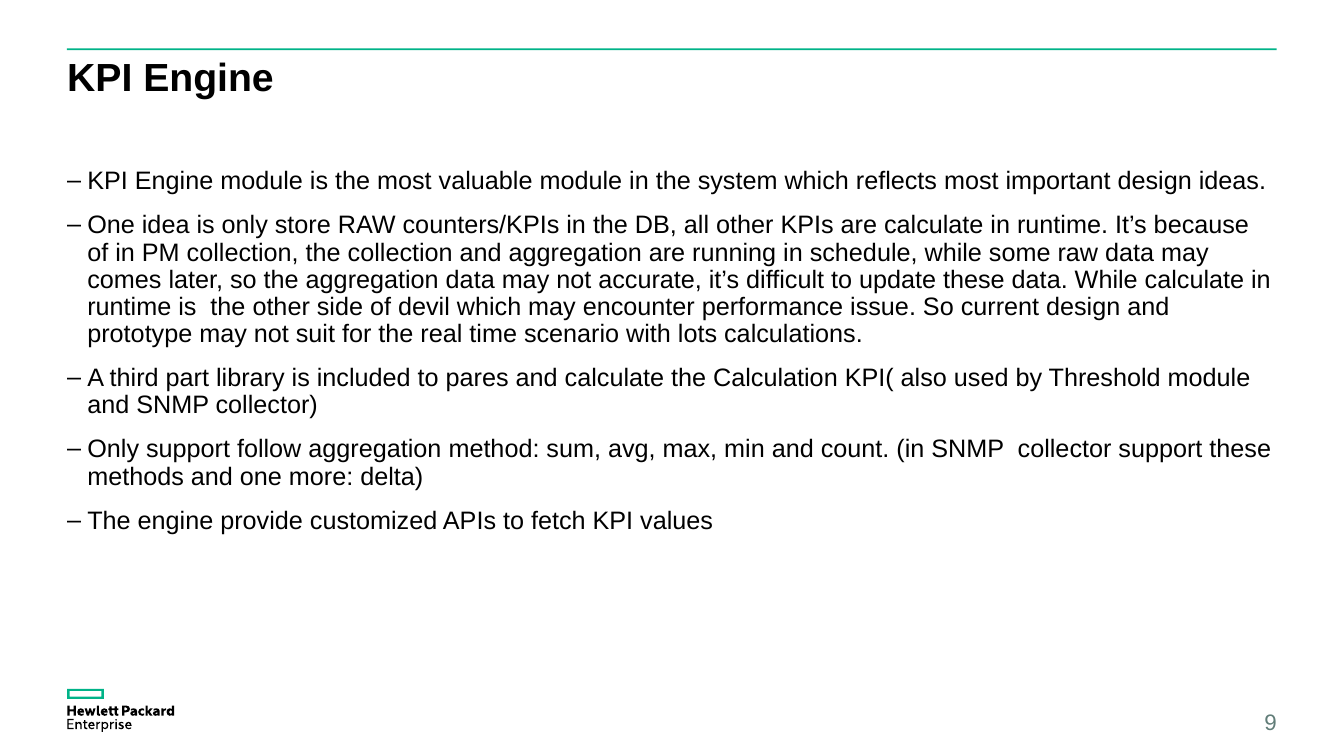
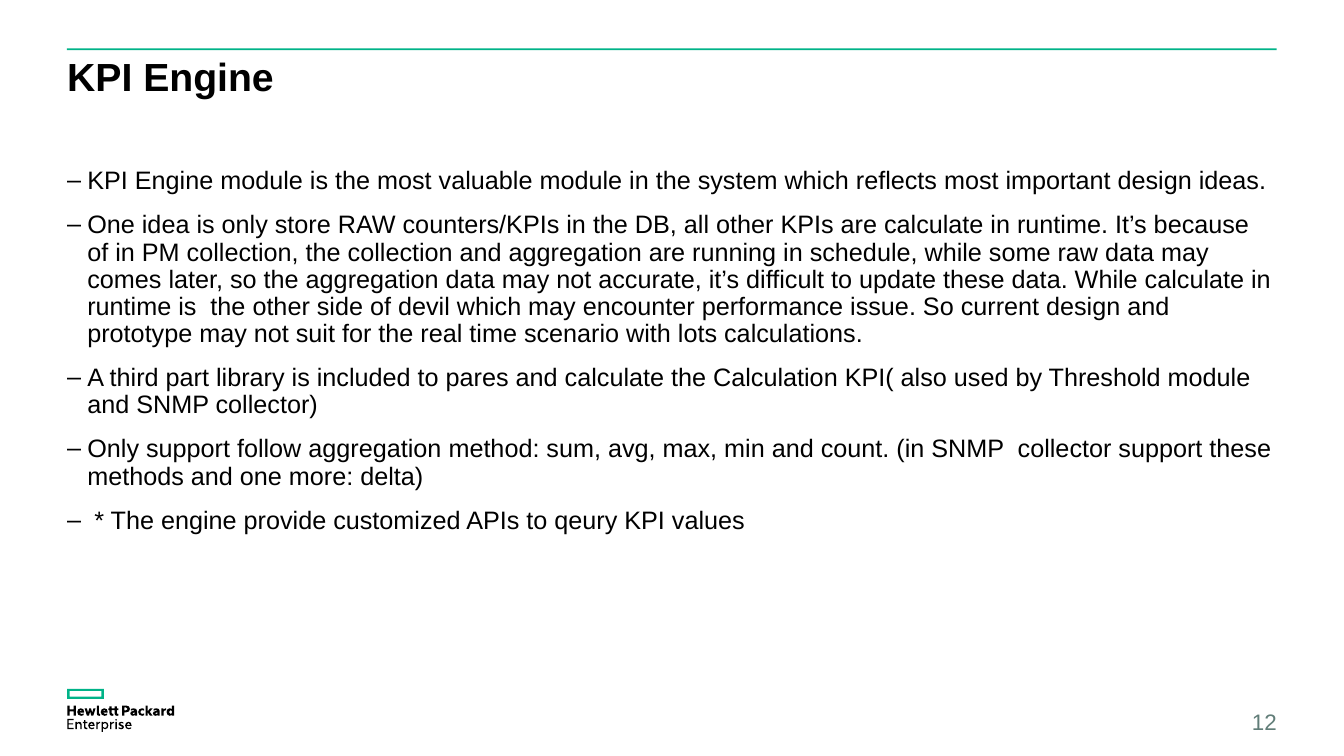
Before and after one commit to yzgang76/MPM, a slide deck: slide 12 of doc/OSSP V2.pptx (slide 9 before the commit). Drawn at 1344x756 pixels with LibreOffice and Linux fonts; fonts in the diff are those of the drawing. Boxes give left, top, right and bottom in pixels: in the first picture for what was removed or moved away, otherwise in the second. Text is boxed around its words. In the diff, an @@ line names an element or a change of style, - is before the commit and + after.

```diff
--- a/doc/OSSP V2.pptx
+++ b/doc/OSSP V2.pptx
@@ text at <box>111,510,745,534</box>: text changed @@
-– The engine provide customized APIs to fetch KPI values
+– * The engine provide customized APIs to qeury KPI values
@@ page number at <box>1252,714,1277,730</box>: text changed @@
-9
+12
```
Also in this commit, not shown: 4 other slides changed, 6 slides added.
